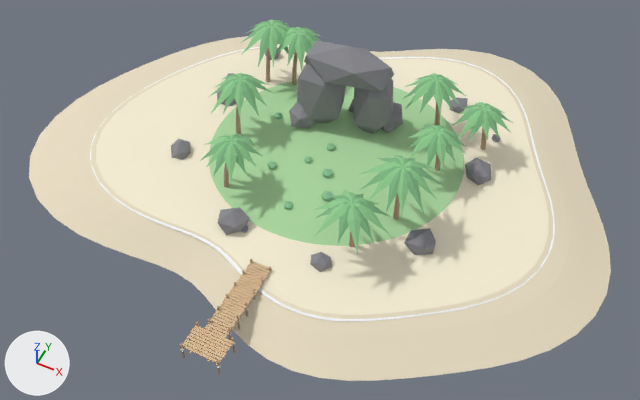
Before and after pictures for a commit that changed the glTF model assets/island.glb.
Before and after are seen from a 50 mm camera at (129.0, -276.0, 310.0) aimed at (5.0, -27.0, -1.0). Every picture has the same lights, and +X, +Y and +Z are marked at lower left. The picture after the commit comes second. Vertices at exactly the same position are counted once.

Names of what the first picture shows: 'Dock_Planks', 'Island_Base', 'Island_Foam', 'Island_Rocks', 'Palm_Fronds', 'Palm_Trunks' and 2 more.
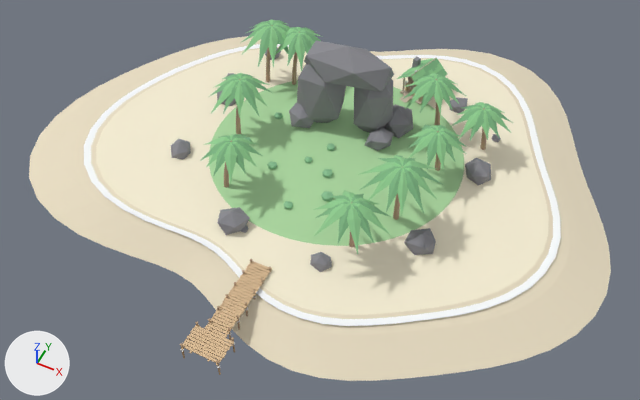
What differs and where, as boxes (x1, y1, x2, y2) in the pictures (640 x 400 px; the box of a moved part takes in the faces that stretch with it):
'Island_Foam', reshaped: before (90, 46, 555, 368); after (84, 44, 561, 368)
'Island_Hut_Roof', added (green): after (397, 58, 447, 86)
    faces in mat_m_fronddark (green #81bc86): (400, 58, 447, 86)
    faces in mat_m_frond (green #93cf93): (397, 58, 443, 81)
'Island_Hut_Walls', added: after (400, 57, 437, 104)
    faces in mat_m_driftwood (beige #d2c4af): (400, 57, 437, 104)
'Island_Hut_Props', added: after (404, 70, 423, 102)
part 1 of me_island_foam, moved or reshaped: before (90, 46, 555, 321); after (84, 44, 561, 326)
part 2 of me_island_rocks, moved or reshaped: before (381, 102, 403, 133); after (383, 104, 413, 138)
part 3 of me_island_rocks, moved or reshaped (mostly hidden before): before (348, 98, 354, 113); after (365, 127, 394, 151)

What the commit changed:
Material 'M_Driftwood' (mat_m_driftwood) is new.
Its base color is (0.647, 0.549, 0.427) (beige #d2c4af).
Its roughness is 1.0.
Material 'M_HutJar' (mat_m_hutjar) is new.
Its base color is (0.518, 0.686, 0.478) (pale green #bfd8b8).
Its roughness is 1.0.
Material 'M_HutFish' (mat_m_hutfish) is new.
Its base color is (0.769, 0.784, 0.741) (white #e3e5df).
Its roughness is 1.0.
Material 'M_HutIron' (mat_m_hutiron) is new.
Its base color is (0.29, 0.302, 0.325) (grey #93959a).
Its roughness is 1.0.
Material 'M_HutCloth' (mat_m_hutcloth) is new.
Its base color is (0.878, 0.831, 0.706) (pale yellow #f1ebdb).
Its roughness is 1.0.
me_island_rocks has 216 vertices, 360 faces and spans x -78.0..73.0, y -68.0..69.0, z -1.0..55.0.
me_island_rocks is used by ob_island_rocks; location (0.0, 0.0, 0.0).
me_island_rocks part 2: the loose piece of 12 vertices spanning x 7.0..23.0, y 18.0..36.0, z 6.0..22.0 is moved by (6.0, 0.0, -1.0).
me_island_rocks part 3: the loose piece of 12 vertices spanning x -6.0..6.0, y 24.0..36.0, z 6.0..18.0 is moved by (18.0, -18.0, 0.0).
me_island_foam is used by ob_island_foam; location (0.0, 0.0, 0.0).
me_island_foam had 1388 vertices, 2724 faces and spanned x -118.0..110.0, y -127.0..98.0, z 0.0.
me_island_foam now has 1388 vertices, 2724 faces and spans x -121.0..114.0, y -127.0..100.0, z 0.0.
me_island_foam part 1: the loose piece of 1024 vertices spanning x -118.0..110.0, y -89.0..98.0, z 0.0 is scaled about its middle by (1.03, 1.02, 1).
Mesh me_island_hut_walls is new.
It has 318 vertices, 504 faces and spans x 10.5..29.7, y 47.1..71.1, z 1.8..20.8.
Faces by material slot: [420, 84].
It uses material mat_m_driftwood (beige #d2c4af).
It uses material mat_m_rock (grey #8b8b91).
Mesh me_island_hut_roof is new.
It has 446 vertices, 672 faces and spans x 8.3..30.7, y 48.1..72.8, z 13.1..20.5.
Faces by material slot: [360, 312].
It uses material mat_m_frond (green #93cf93).
It uses material mat_m_fronddark (green #81bc86).
Mesh me_island_hut_props is new.
It has 572 vertices, 892 faces and spans x 11.8..27.5, y 51.0..70.3, z 5.5..22.1.
Faces by material slot: [312, 88, 356, 56, 80].
It uses material mat_m_plank (beige #d8ba93).
It uses material mat_m_hutcloth (pale yellow #f1ebdb).
It uses material mat_m_hutfish (white #e3e5df).
It uses material mat_m_hutiron (grey #93959a).
It uses material mat_m_hutjar (pale green #bfd8b8).
Object 'Island_Hut_Walls' (ob_island_hut_walls) is new; it shows me_island_hut_walls.
Its location is (0.0, 0.0, 0.0).
Object 'Island_Hut_Roof' (ob_island_hut_roof) is new; it shows me_island_hut_roof.
Its location is (0.0, 0.0, 0.0).
Object 'Island_Hut_Props' (ob_island_hut_props) is new; it shows me_island_hut_props.
Its location is (0.0, 0.0, 0.0).
